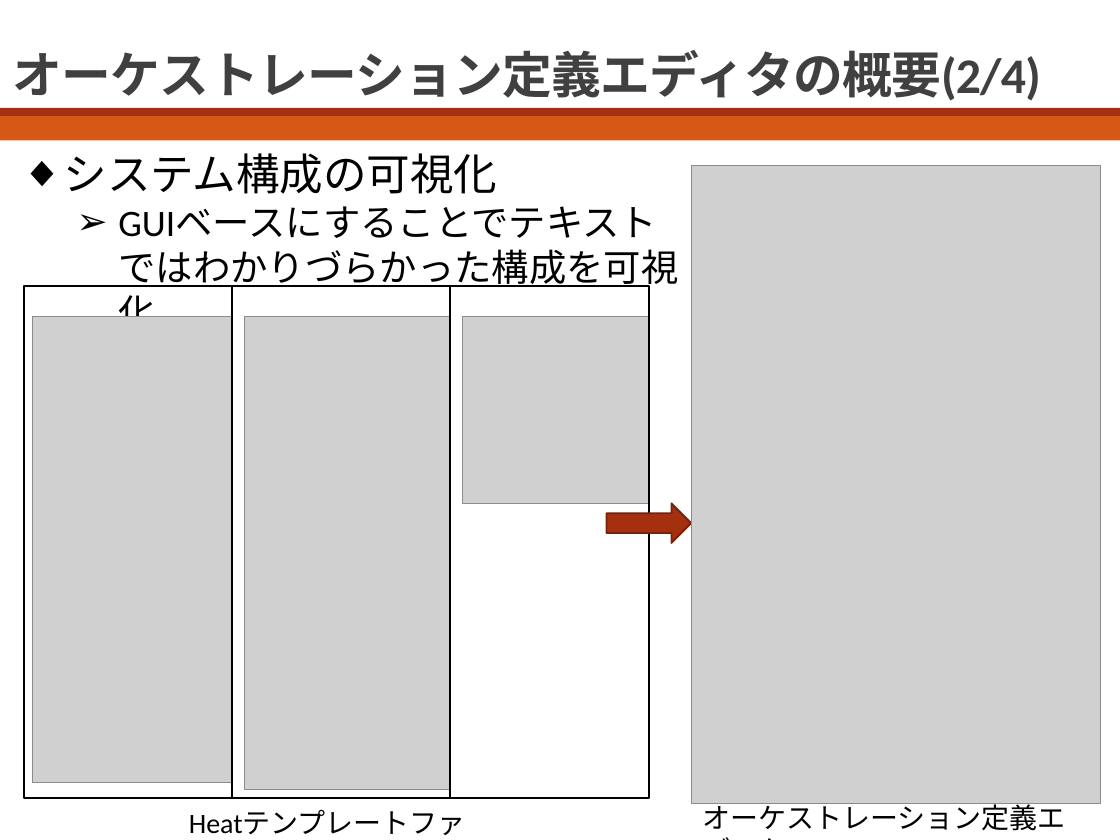
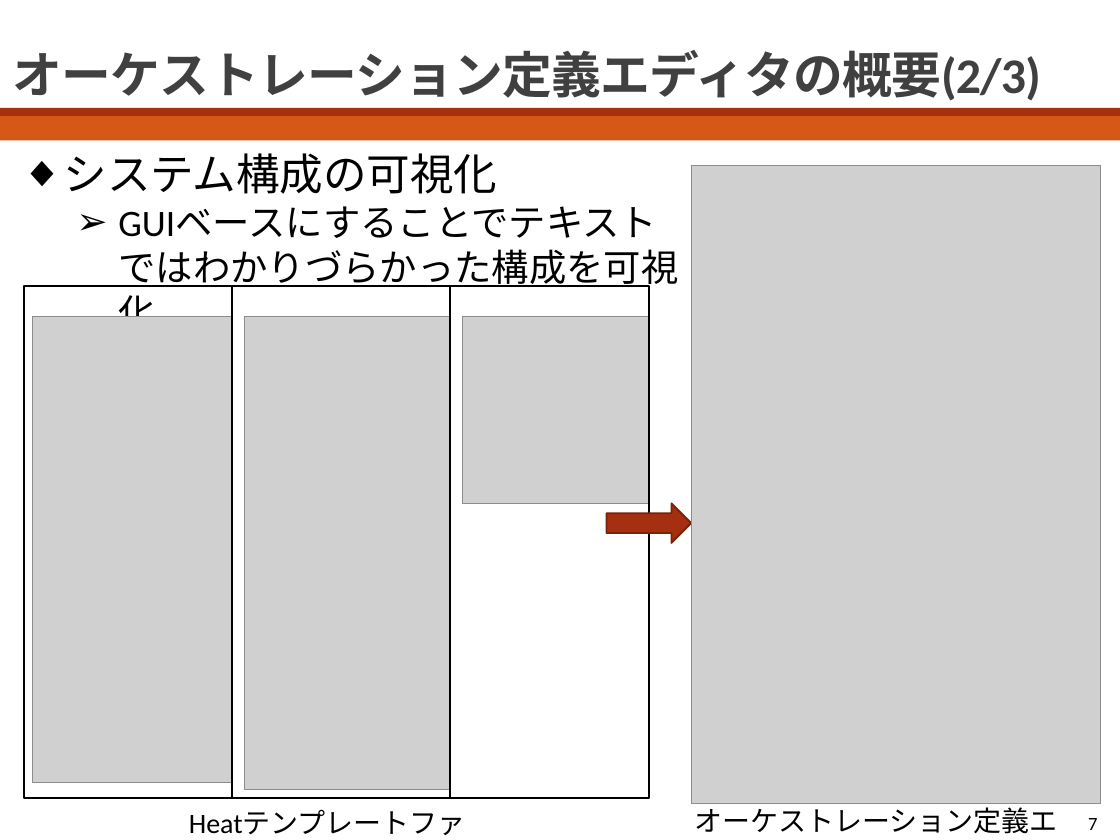
Before and after one commit to bokuhide/GUIToolCreate, a slide deck: slide 7 of 卒業論文本体/発表用スライド_川口.pptx. Drawn at 1120x840 pixels with LibreOffice and Linux fonts; fonts in the diff are those of the drawing; grey boxes stand for pictures; background and template pictures are left out. Boxes give left, top, right and bottom in pixels: in the first picture for what was removed or moved away, otherwise in the second. Text is boxed around its words. In the diff, an @@ line names an element or a change of style, - is before the commit and + after.

```diff
--- a/卒業論文本体/発表用スライド_川口.pptx
+++ b/卒業論文本体/発表用スライド_川口.pptx
@@ title at (13,50,1041,101): text changed @@
-オーケストレーション定義エディタの概要(2/4)
+オーケストレーション定義エディタの概要(2/3)
@@ text "オーケストレーション定義エディタ": place and size @@
-text "オーケストレーション定義エディタ" at (702,800,1065,831)
+text "オーケストレーション定義エディタ" at (694,803,1057,834)
@@ page number added at (1011,807,1019,825), 10.5 pt, text #FFFFFF @@
+7
@@ page number added at (1088,818,1097,830), 12 pt, text #000000 @@
+7
```
Also in this commit, not shown: 14 other slides changed, 1 slide removed.
